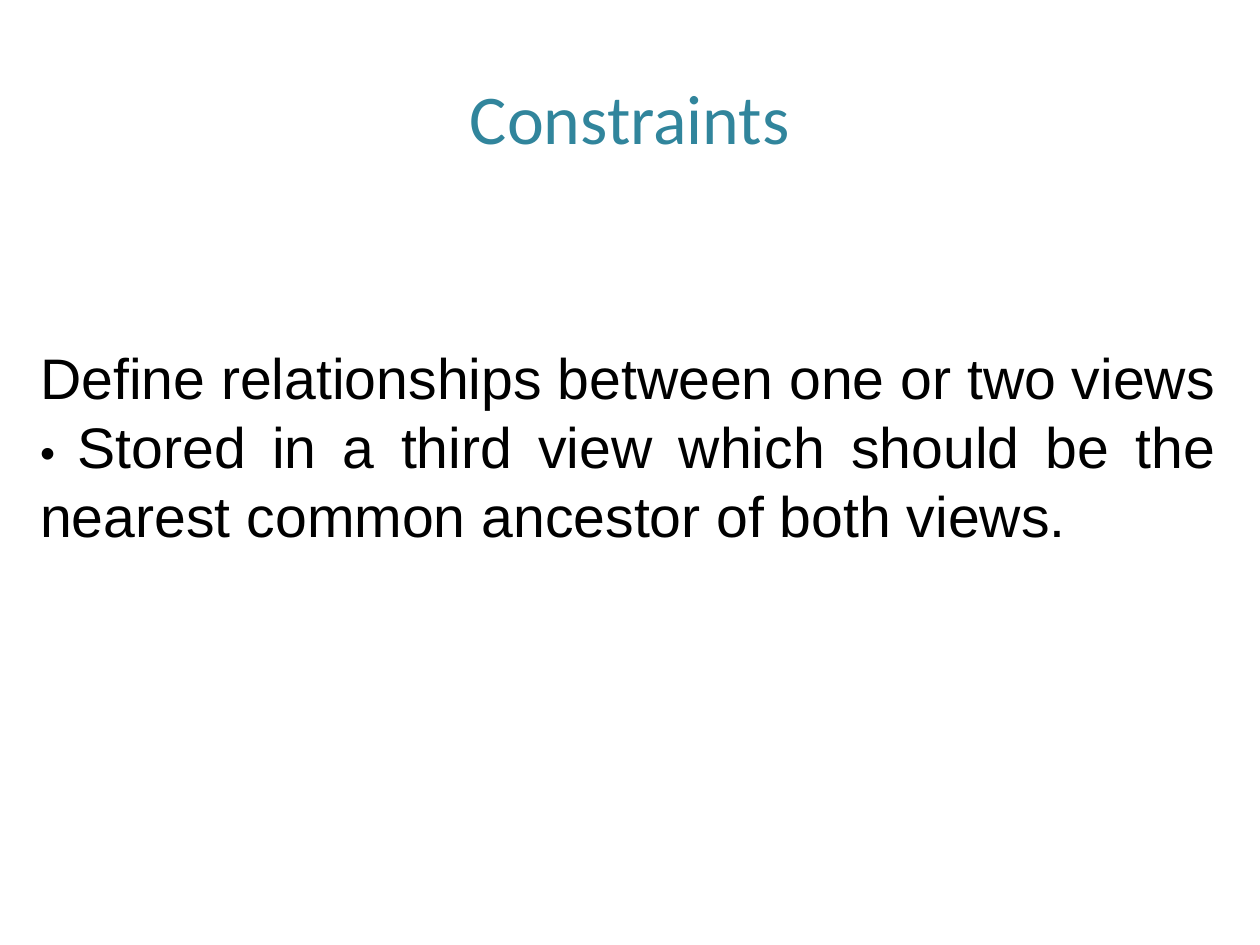
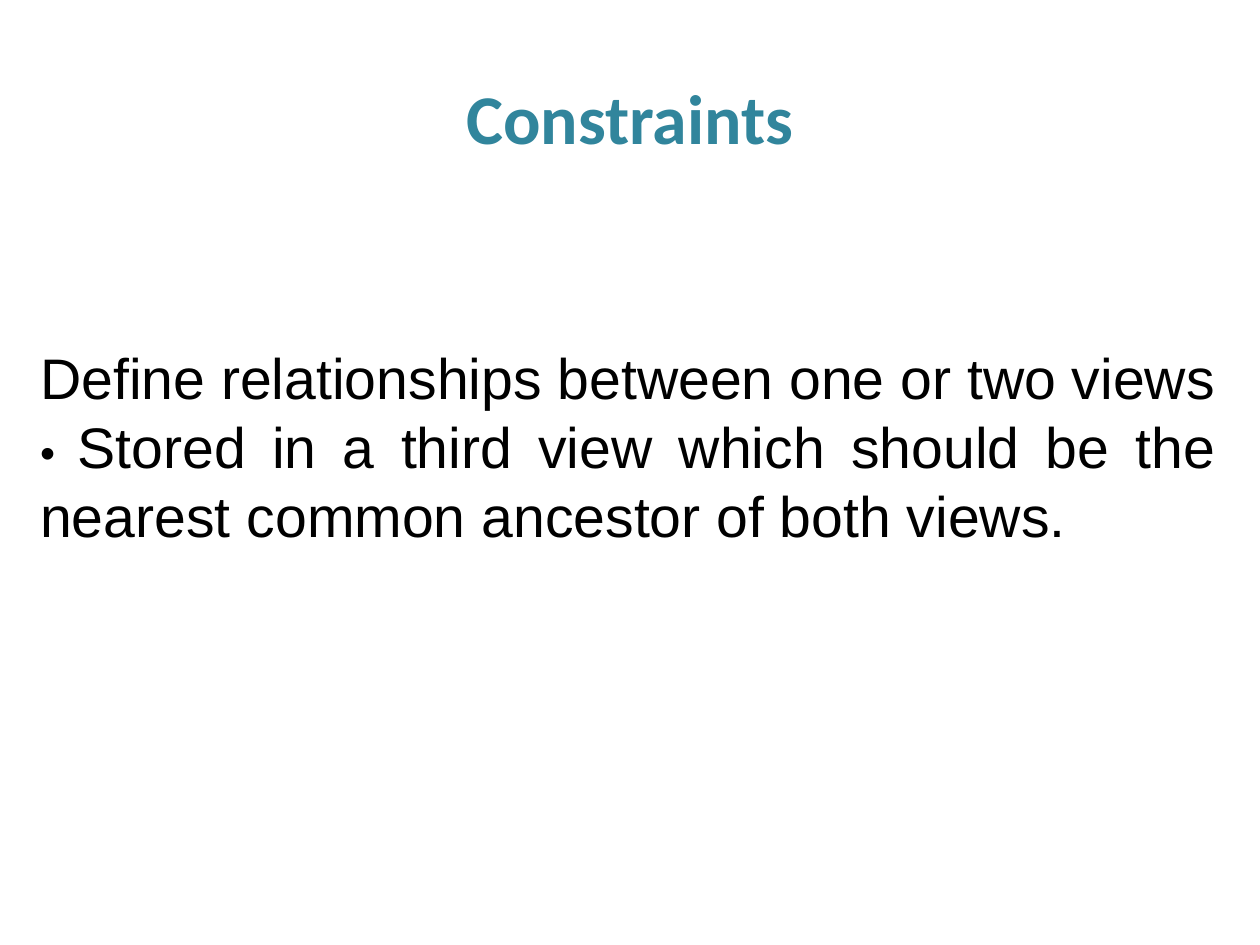
Before and after one commit to aminhngn/Course_Mobile_IOS, a slide deck: slide 56 of course/IOS_Module_02_ui_design.pptx (slide 55 before the commit). Drawn at 1260x945 pixels with LibreOffice and Linux fonts; fonts in the diff are those of the drawing. Boxes give left, top, right and bottom in pixels: in the first picture for what was removed or moved away, otherwise in the second. Text is boxed around its words. In the diff, an @@ line names an element or a change of style, - is before the commit and + after.

```diff
--- a/course/IOS_Module_02_ui_design.pptx
+++ b/course/IOS_Module_02_ui_design.pptx
@@ text "Constraints" at [466, 95, 793, 145]: bold on @@
```
Also in this commit, not shown: 18 other slides changed, 7 slides added, 6 slides removed.
